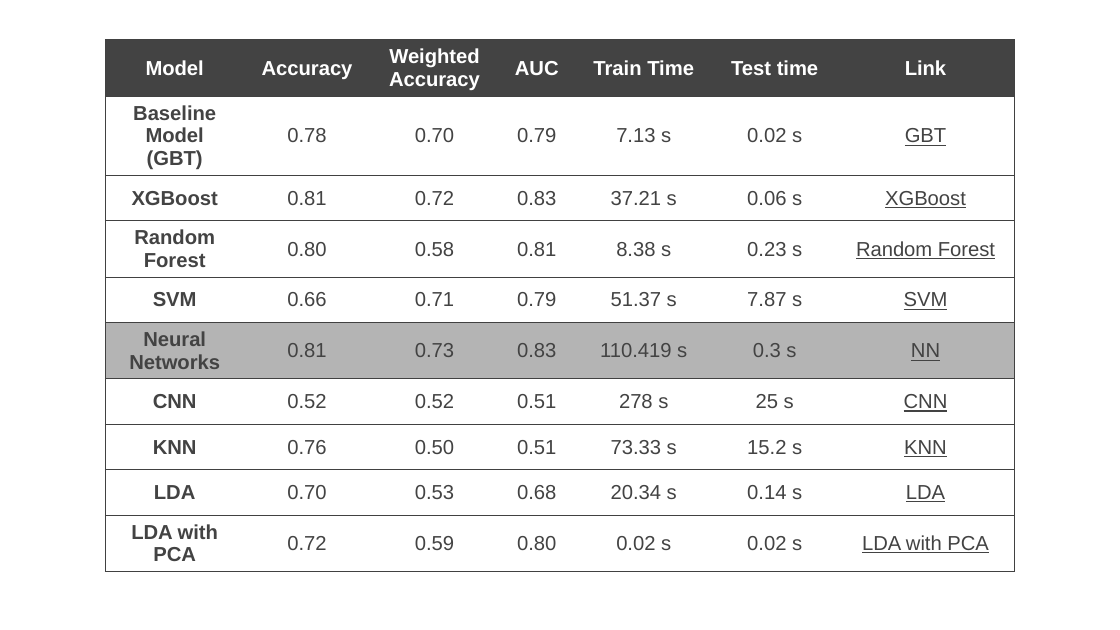
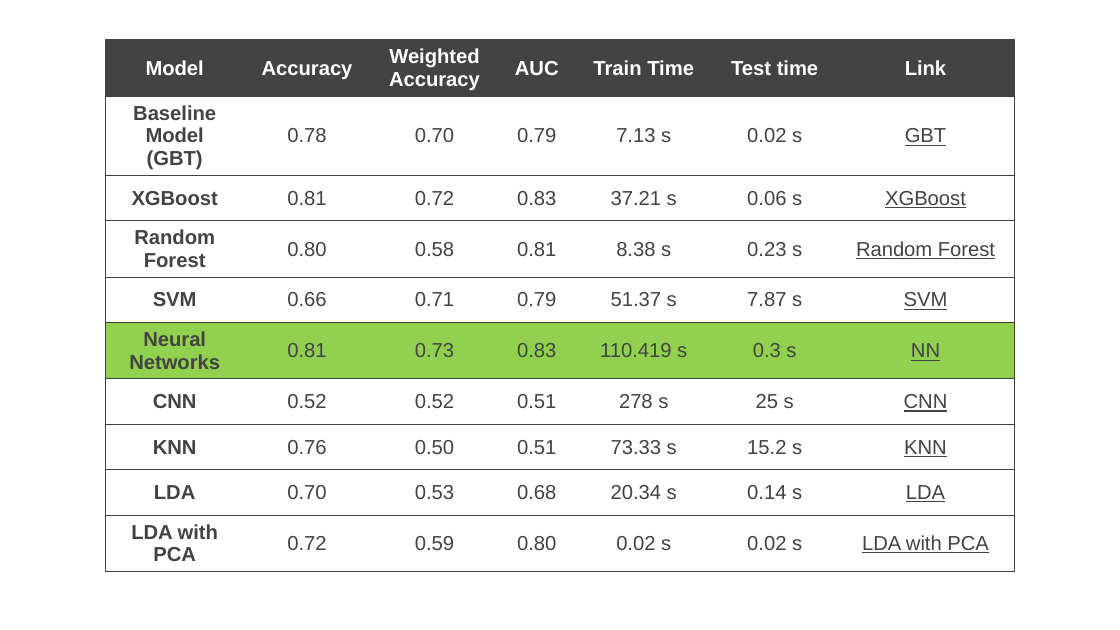
Before and after one commit to TZstatsADS/Fall2020-Project3-group5, a slide deck: slide 15 of doc/presentation.pptx. Drawn at 1120x630 pixels with LibreOffice and Linux fonts; fonts in the diff are those of the drawing; background and template pictures are left out. Boxes give left, top, right and bottom in pixels: in the first picture for what was removed or moved away, otherwise in the second. Text is boxed around its words. In the diff, an @@ line names an element or a change of style, - is before the commit and + after.

```diff
--- a/doc/presentation.pptx
+++ b/doc/presentation.pptx
@@ table at box(105, 40, 1015, 590) @@
@@ fill #B4B4B4 to #92D050 in row 6 @@
```
Also in this commit, not shown: 1 slide added.
